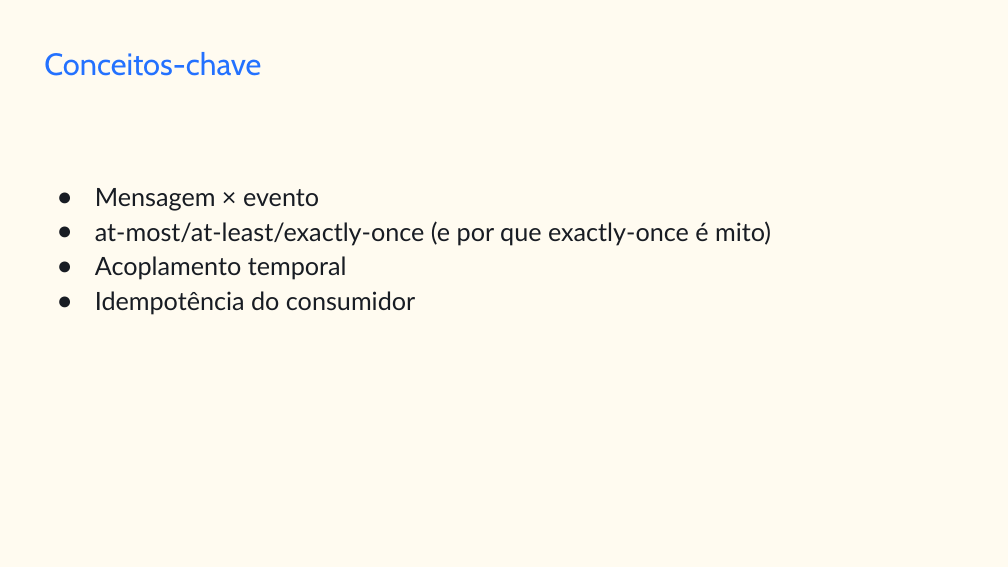
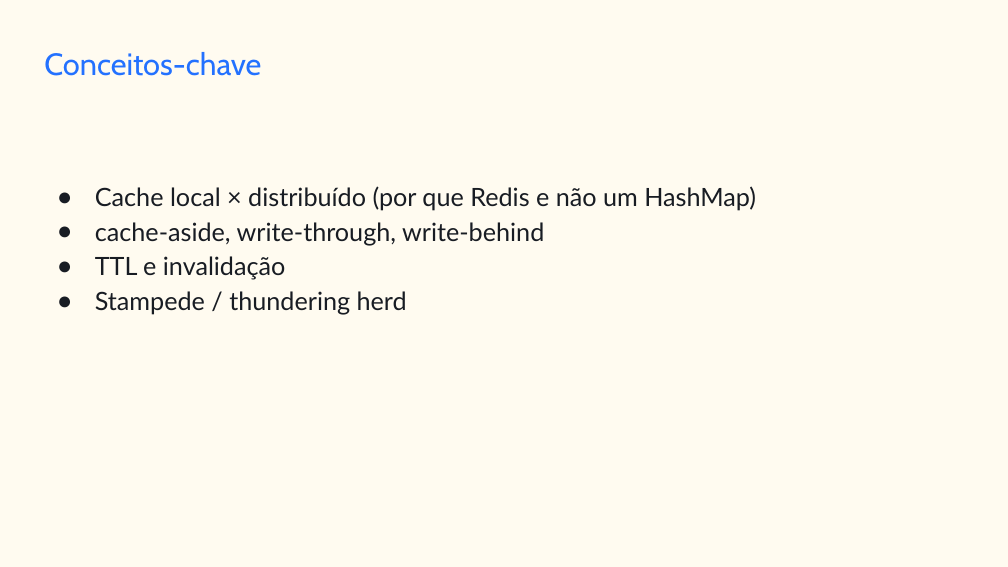
Before and after one commit to jessehaniel85/1705-be-jv-010, a slide deck: slide 3 of plano-de-aulas/aula-04-slides.pptx. Drawn at 1008x567 pixels with LibreOffice and Linux fonts; fonts in the diff are those of the drawing. Boxes give left, top, right and bottom in pixels: in the first picture for what was removed or moved away, otherwise in the second. Text is boxed around its words. In the diff, an @@ line names an element or a change of style, - is before the commit and + after.

```diff
--- a/plano-de-aulas/aula-04-slides.pptx
+++ b/plano-de-aulas/aula-04-slides.pptx
@@ text at <box>95,186,756,315</box>: text changed @@
-● Mensagem × evento
-● at-most/at-least/exactly-once (e por que exactly-once é mito)
-● Acoplamento temporal
-● Idempotência do consumidor
+● Cache local × distribuído (por que Redis e não um HashMap)
+● cache-aside, write-through, write-behind
+● TTL e invalidação
+● Stampede / thundering herd
```
Also in this commit, not shown: 6 other slides changed, 15 other files.
